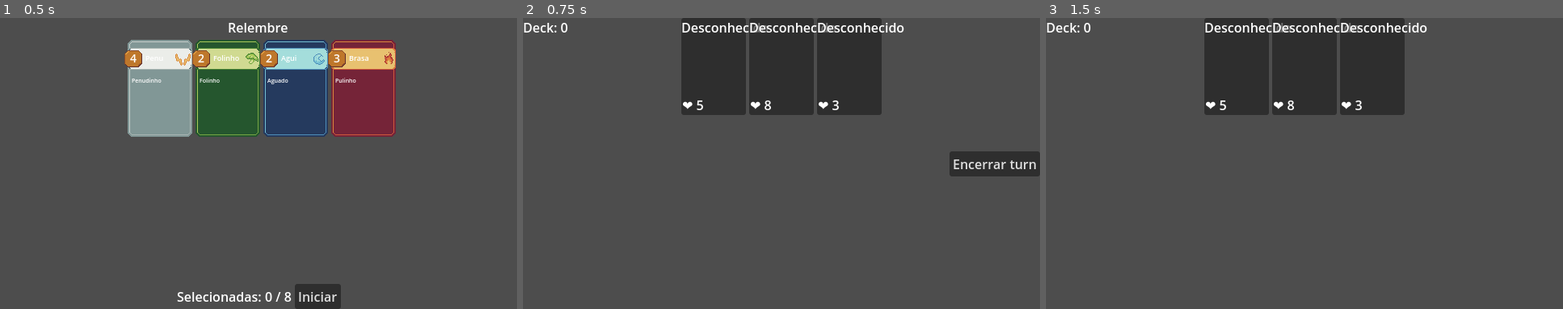
Above: before the commit, frames 1-3 (left to right).
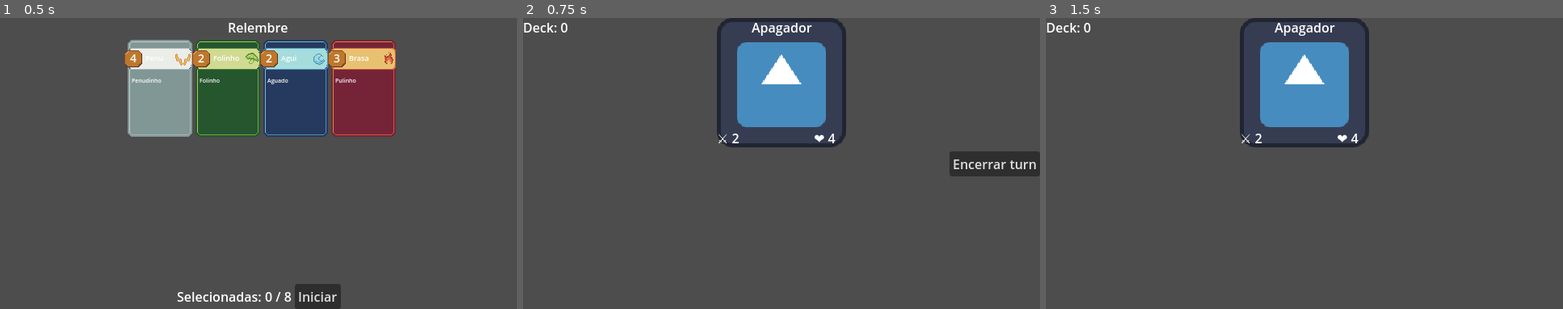
Above: after the commit, the same moments.

Repository: JonathanGoveira/CardGameTemplateGodot
Game: Godot game, scene res://scenes/pre_run_deck_selector.tscn
Same seed, same stepped clock (60 frames per second), same inputs: the game is played once before the commit and once after it.
Inputs:
- Up to frame 1 (0.5 s): no input
- Up to frame 2 (0.75 s): click "Iniciar" at 0.5 s
- Up to frame 3 (1.5 s): click "Encerrar turn" at 1.25 s

Frame 1 is identical in both runs. In frame 2, 13% of the frame differs, in the area x 30-74%, y 0-45%; in frame 3, 13%.

Commit message:
Create singleton to manager run

Diff:
--- a/cardgametemplate/data/enemies/apagador.tres
+++ b/cardgametemplate/data/enemies/apagador.tres
@@ -1,10 +1,12 @@
-[gd_resource type="Resource" script_class="EnemyData" load_steps=2 format=3 uid="uid://djxx8a3tuwio3"]
+[gd_resource type="Resource" script_class="EnemyData" load_steps=3 format=3 uid="uid://djxx8a3tuwio3"]
 
+[ext_resource type="Texture2D" uid="uid://dexjo8dq6rvxq" path="res://icon.svg" id="1_damsu"]
 [ext_resource type="Script" uid="uid://bp83qvf8bcjla" path="res://scripts/enemy/enemy_data.gd" id="1_o4ktm"]
 
 [resource]
 script = ExtResource("1_o4ktm")
-nome = ""
-dano_base = 0
-vida_base = 0
+imagem_carta = ExtResource("1_damsu")
+nome = "Apagador"
+dano_base = 2
+vida_base = 4
 metadata/_custom_type_script = "uid://bp83qvf8bcjla"
--- a/cardgametemplate/project.godot
+++ b/cardgametemplate/project.godot
@@ -17,7 +17,8 @@
 
 [autoload]
 
-GameState="*res://scripts/gamestate.gd"
+GameState="*res://scripts/singletons/gamestate.gd"
+RunManager="*res://scripts/singletons/run_manager.gd"
 
 [display]
 
--- a/cardgametemplate/scenes/battle/battle_scene.tscn
+++ b/cardgametemplate/scenes/battle/battle_scene.tscn
@@ -1,8 +1,9 @@
-[gd_scene load_steps=4 format=3 uid="uid://yuveqbc7xvx4"]
+[gd_scene load_steps=5 format=3 uid="uid://yuveqbc7xvx4"]
 
 [ext_resource type="Script" uid="uid://c8s1juegtk8cj" path="res://scripts/cards/turn_manager.gd" id="2_6iigb"]
-[ext_resource type="PackedScene" uid="uid://bi6o4an0e0vai" path="res://scenes/battle/player_deck_manager.tscn" id="2_pu738"]
-[ext_resource type="PackedScene" uid="uid://coxglu8wkptdt" path="res://scenes/battle/enemy_board.tscn" id="3_pu738"]
+[ext_resource type="PackedScene" uid="uid://bi6o4an0e0vai" path="res://scenes/cards/player_deck_manager.tscn" id="2_pu738"]
+[ext_resource type="Script" uid="uid://dvc6csjlna2ct" path="res://scripts/enemy/enemy_manager.gd" id="2_ugm31"]
+[ext_resource type="PackedScene" uid="uid://i4anp6bcp3mh" path="res://scenes/enemy/enemy_base.tscn" id="3_ugm31"]
 
 [node name="GameManager" type="Node"]
 
@@ -27,6 +28,11 @@
 offset_right = 248.0
 offset_bottom = 128.0
 
+[node name="EnemyManager" type="Node" parent="board"]
+script = ExtResource("2_ugm31")
+enemy_board_path = NodePath("../Enemies")
+enemy_scene = ExtResource("3_ugm31")
+
 [node name="Enemies" type="HBoxContainer" parent="board"]
 layout_mode = 1
 anchors_preset = 5
@@ -36,17 +42,6 @@
 offset_right = 40.0
 offset_bottom = 120.0
 grow_horizontal = 2
-
-[node name="Inimigo" parent="board/Enemies" instance=ExtResource("3_pu738")]
-layout_mode = 2
-
-[node name="Inimigo2" parent="board/Enemies" instance=ExtResource("3_pu738")]
-layout_mode = 2
-vida = 8
-
-[node name="Inimigo3" parent="board/Enemies" instance=ExtResource("3_pu738")]
-layout_mode = 2
-vida = 3
 
 [node name="PlayerDeck" parent="board" instance=ExtResource("2_pu738")]
 mao_container = NodePath("../PlayerHand")
--- a/cardgametemplate/scenes/battle/enemy_board.tscn
+++ /dev/null
@@ -1,35 +0,0 @@
-[gd_scene load_steps=2 format=3 uid="uid://coxglu8wkptdt"]
-
-[ext_resource type="Script" uid="uid://brvy8didbdb0s" path="res://scripts/enemy/enemy_battle.gd" id="1_at28c"]
-
-[node name="Inimigo" type="Control"]
-custom_minimum_size = Vector2(80, 120)
-layout_mode = 3
-anchors_preset = 0
-offset_right = 80.0
-offset_bottom = 120.0
-script = ExtResource("1_at28c")
-
-[node name="Panel" type="Panel" parent="."]
-layout_mode = 0
-offset_right = 80.0
-offset_bottom = 120.0
-
-[node name="Nome" type="Label" parent="."]
-layout_mode = 0
-offset_right = 80.0
-offset_bottom = 23.0
-
-[node name="Vida" type="Label" parent="."]
-layout_mode = 0
-offset_left = 1.0
-offset_top = 96.0
-offset_right = 41.0
-offset_bottom = 119.0
-
-[node name="Dano" type="Label" parent="."]
-layout_mode = 0
-offset_left = 39.0
-offset_top = 97.0
-offset_right = 79.0
-offset_bottom = 120.0
--- a/cardgametemplate/scenes/battle/enemy_manager_template.tscn
+++ /dev/null
@@ -1,17 +0,0 @@
-[gd_scene format=3 uid="uid://2l28wbehuykn"]
-
-[node name="EnemyManagerTemplate" type="Node"]
-
-[node name="Sprite2D" type="Sprite2D" parent="."]
-
-[node name="Health" type="Label" parent="."]
-offset_right = 40.0
-offset_bottom = 23.0
-
-[node name="Damage" type="Label" parent="."]
-offset_right = 40.0
-offset_bottom = 23.0
-
-[node name="AttackPattern" type="Node" parent="."]
-
-[node name="MemoryEraser" type="Node" parent="."]
--- /dev/null
+++ b/cardgametemplate/scenes/enemy/enemy_base.tscn
@@ -0,0 +1,50 @@
+[gd_scene load_steps=2 format=3 uid="uid://i4anp6bcp3mh"]
+
+[ext_resource type="Script" uid="uid://b4j11w4qi4iek" path="res://scripts/enemy/enemy_base.gd" id="1_un3sv"]
+
+[node name="EnemyBase" type="Control"]
+custom_minimum_size = Vector2(160, 160)
+layout_mode = 3
+anchors_preset = 15
+anchor_right = 1.0
+anchor_bottom = 1.0
+grow_horizontal = 2
+grow_vertical = 2
+script = ExtResource("1_un3sv")
+
+[node name="TextureRect" type="TextureRect" parent="."]
+custom_minimum_size = Vector2(160, 160)
+layout_mode = 0
+offset_right = 40.0
+offset_bottom = 40.0
+
+[node name="Nome" type="Label" parent="."]
+layout_mode = 1
+anchors_preset = 5
+anchor_left = 0.5
+anchor_right = 0.5
+offset_left = -0.5
+offset_right = 0.5
+offset_bottom = 23.0
+grow_horizontal = 2
+
+[node name="Dano" type="Label" parent="."]
+layout_mode = 1
+anchors_preset = 2
+anchor_top = 1.0
+anchor_bottom = 1.0
+offset_top = -23.0
+offset_right = 40.0
+grow_vertical = 0
+
+[node name="Vida" type="Label" parent="."]
+layout_mode = 1
+anchors_preset = 3
+anchor_left = 1.0
+anchor_top = 1.0
+anchor_right = 1.0
+anchor_bottom = 1.0
+offset_left = -40.0
+offset_top = -23.0
+grow_horizontal = 0
+grow_vertical = 0
--- a/cardgametemplate/scripts/cards/card_base.gd
+++ b/cardgametemplate/scripts/cards/card_base.gd
@@ -1,7 +1,7 @@
 extends Control
 class_name CardBase
 
-@export var dados: CardData
+var dados: CardData
 var habilidade: int
 var mana_acoplada: int = 0
 signal carta_jogada(carta: CardBase)
--- /dev/null
+++ b/cardgametemplate/scripts/enemy/enemy_base.gd
@@ -0,0 +1,10 @@
+extends Control
+
+@export var dados: EnemyData
+
+func _ready():
+	if dados:
+		$Nome.text = dados.nome
+		$Vida.text = "❤️ " + str(dados.vida_base)
+		$Dano.text = "⚔ " + str(dados.dano_base)
+		$TextureRect.texture = dados.imagem_carta
--- a/cardgametemplate/scripts/enemy/enemy_battle.gd
+++ /dev/null
@@ -1,33 +0,0 @@
-# res://Combate/InimigoNode.gd
-extends Control
-
-@export var nome: String = "Desconhecido"
-@export var vida: int = 5
-
-func _ready() -> void:
-	mouse_filter = Control.MOUSE_FILTER_STOP
-	$Panel.mouse_filter = Control.MOUSE_FILTER_IGNORE
-	$Nome.mouse_filter = Control.MOUSE_FILTER_IGNORE
-	$Vida.mouse_filter = Control.MOUSE_FILTER_IGNORE
-	$Dano.mouse_filter = Control.MOUSE_FILTER_IGNORE
-	$Nome.text = nome
-	atualizar_vida()
-
-func atualizar_vida():
-	$Vida.text = "❤️ " + str(vida)
-
-func _can_drop_data(_pos, data) -> bool:
-	return data is CardBase
-
-func _drop_data(_pos, data):
-	if data is CardBase:
-		var dano = data.dados.dano_base
-		vida -= dano
-		print("Recebeu " + str(dano) + " de dano!")
-		if vida <= 0:
-			queue_free()
-		else:
-			atualizar_vida()
-
-		# Remove carta do campo
-		data.jogar()
--- /dev/null
+++ b/cardgametemplate/scripts/enemy/enemy_manager.gd
@@ -0,0 +1,28 @@
+extends Node
+
+@export var enemy_board_path: NodePath
+@export var enemy_scene: PackedScene
+@export var pasta_inimigos: String = "res://data/enemies"
+
+func _ready():
+	var inimigo_files = listar_inimigos(pasta_inimigos)
+	var enemy_board = get_node(enemy_board_path)
+
+	for path in inimigo_files:
+		var data = load(path)
+		if data is EnemyData:
+			var inimigo = enemy_scene.instantiate()
+			inimigo.dados = data
+			enemy_board.add_child(inimigo)
+
+func listar_inimigos(caminho: String) -> Array:
+	var lista = []
+	var dir = DirAccess.open(caminho)
+	if dir:
+		dir.list_dir_begin()
+		var file = dir.get_next()
+		while file != "":
+			if not dir.current_is_dir() and file.ends_with(".tres"):
+				lista.append(caminho + "/" + file)
+			file = dir.get_next()
+	return lista
--- a/cardgametemplate/scripts/pre_run_deck_selector.gd
+++ b/cardgametemplate/scripts/pre_run_deck_selector.gd
@@ -62,6 +62,8 @@
 
 func on_start_pressed() -> void:
 	GameState.cartas_selecionadas = selecionadas.duplicate()
-	var caminho_batalha = "res://scenes/battle/battle_scene.tscn"
-	get_tree().change_scene_to_file(caminho_batalha)
+	RunManager.iniciar_run()
+
+	#var caminho_batalha = "res://scenes/battle/battle_scene.tscn"
+	#get_tree().change_scene_to_file(caminho_batalha)
 	print("Mudando para a cena de batalha...")
--- /dev/null
+++ b/cardgametemplate/scripts/singletons/run_manager.gd
@@ -0,0 +1,31 @@
+extends Node
+
+## Número da batalha atual
+var numero_da_batalha: int = 0
+
+## Lista de Doms coletados na run (pode ser atualizado com dados reais depois)
+var doms_coletados: Array = []
+
+## Caminhos das cenas principais
+const BATALHA = "res://scenes/battle/battle_scene.tscn"
+const DRAFT = "res://scenes/draft.tscn"
+## Inicia uma nova run (ex: ao clicar em “Novo Jogo”)
+func iniciar_run():
+	numero_da_batalha = 0
+	doms_coletados.clear()
+	iniciar_proxima_batalha()
+
+## Vai para a próxima batalha (com base no número da batalha)
+func iniciar_proxima_batalha():
+	numero_da_batalha += 1
+	print("Iniciando batalha", numero_da_batalha)
+	get_tree().change_scene_to_file(BATALHA)
+
+## Após vencer, vai para o draft
+func ir_para_draft():
+	print("Indo para cena de draft...")
+	get_tree().change_scene_to_file(DRAFT)
+
+## Guarda o dom escolhido
+func coletar_dom(dom_data):
+	doms_coletados.append(dom_data)
Renamed: cardgametemplate/scenes/battle/player_deck_manager.tscn -> cardgametemplate/scenes/cards/player_deck_manager.tscn
Not shown, added: cardgametemplate/scripts/enemy/enemy_base.gd.uid
Not shown, removed: cardgametemplate/scripts/enemy/enemy_battle.gd.uid
Not shown, added: cardgametemplate/scripts/enemy/enemy_manager.gd.uid
Renamed: cardgametemplate/scripts/gamestate.gd -> cardgametemplate/scripts/singletons/gamestate.gd
Renamed: cardgametemplate/scripts/gamestate.gd.uid -> cardgametemplate/scripts/singletons/gamestate.gd.uid
Not shown, added: cardgametemplate/scripts/singletons/run_manager.gd.uid
